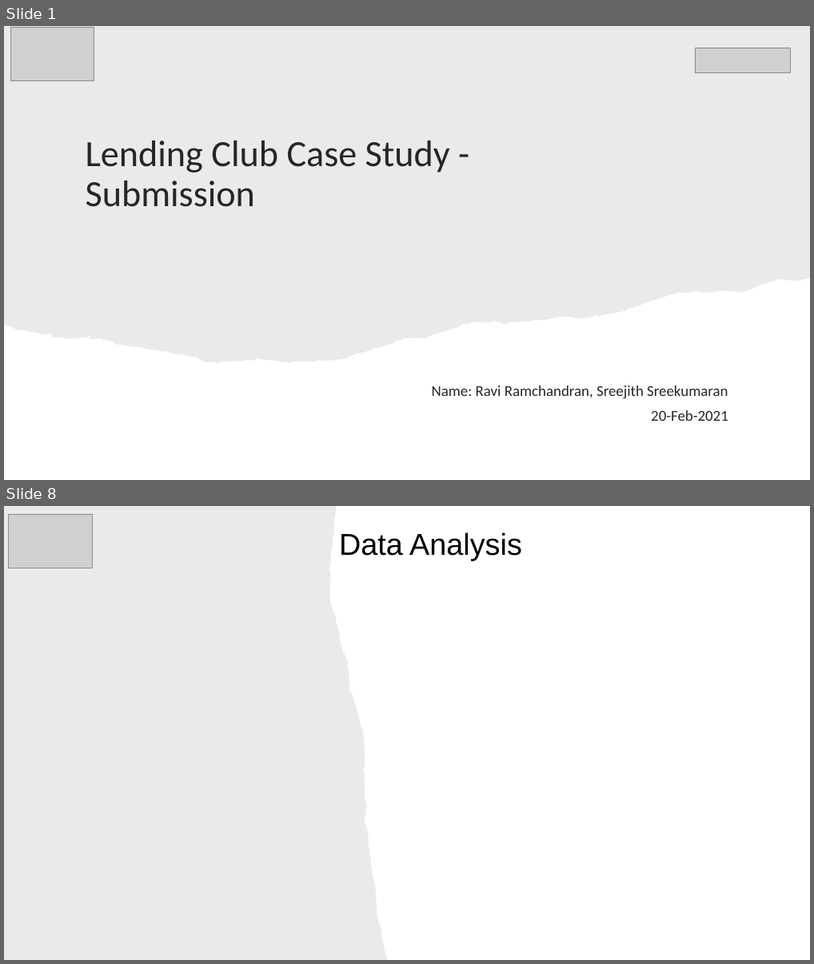
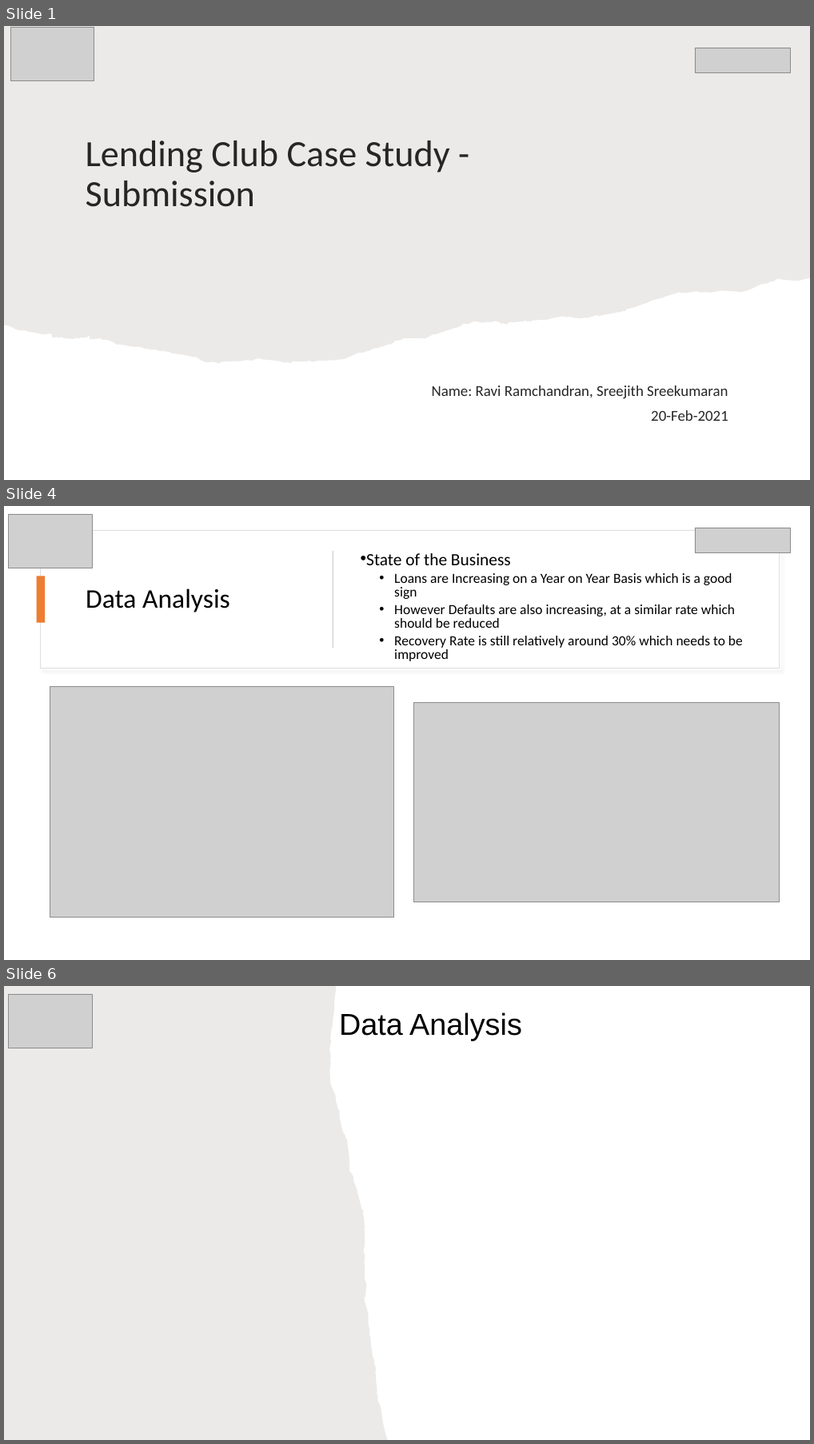
Before and after one commit to rramchan12/Lending-Club-EDA-CaseStudy, a slide deck: LendingClubCaseStudy.pptx. Shown one above the other, each under a label of ours: slides 1 and 8 before the commit, slides 1, 4 and 6 after it; the slides between them are not shown. The pictures are 814x964 and 814x1444 pixels, drawn with LibreOffice and Linux fonts; fonts in the diff are those of the drawing; grey boxes stand for pictures; background and template pictures are left out. Boxes give left, top, right and bottom in pixels: in the first picture for what was removed or moved away, otherwise in the second. Text is boxed around its words. In the diff, an @@ line names an element or a change of style, - is before the commit and + after.

```diff
--- a/LendingClubCaseStudy.pptx
+++ b/LendingClubCaseStudy.pptx
@@ slide 4 added at bbox=[4, 506, 810, 960], background #FFFFFF @@
@@ picture added at bbox=[8, 514, 92, 568] @@
@@ picture added at bbox=[695, 528, 791, 553] @@
@@ rectangle added at bbox=[41, 530, 779, 668], fill #FFFFFF, outline #DEDEDE 1 pt @@
@@ rectangle added at bbox=[333, 551, 334, 648], fill #D5D5D5 @@
@@ text added at bbox=[366, 553, 743, 661], 16.6 pt, text #000000 @@
+• State of the Business
+  • Loans are Increasing on a Year on Year Basis which is a good sign
+  • However Defaults are also increasing, at a similar rate which should be reduced
+  • Recovery Rate is still relatively around 30% which needs to be improved
@@ rectangle added at bbox=[37, 576, 45, 623], fill #ED7D31 @@
@@ title added at bbox=[86, 588, 230, 612], 32 pt, text #000000 @@
+Data Analysis
@@ picture added at bbox=[50, 686, 394, 916] @@
@@ picture added at bbox=[414, 702, 779, 902] @@
@@ what was slide 8 is now slide 6 @@
```
Also in this commit, not shown: 1 slide changed, 1 other slide added, 4 slides removed, 1 other file.
